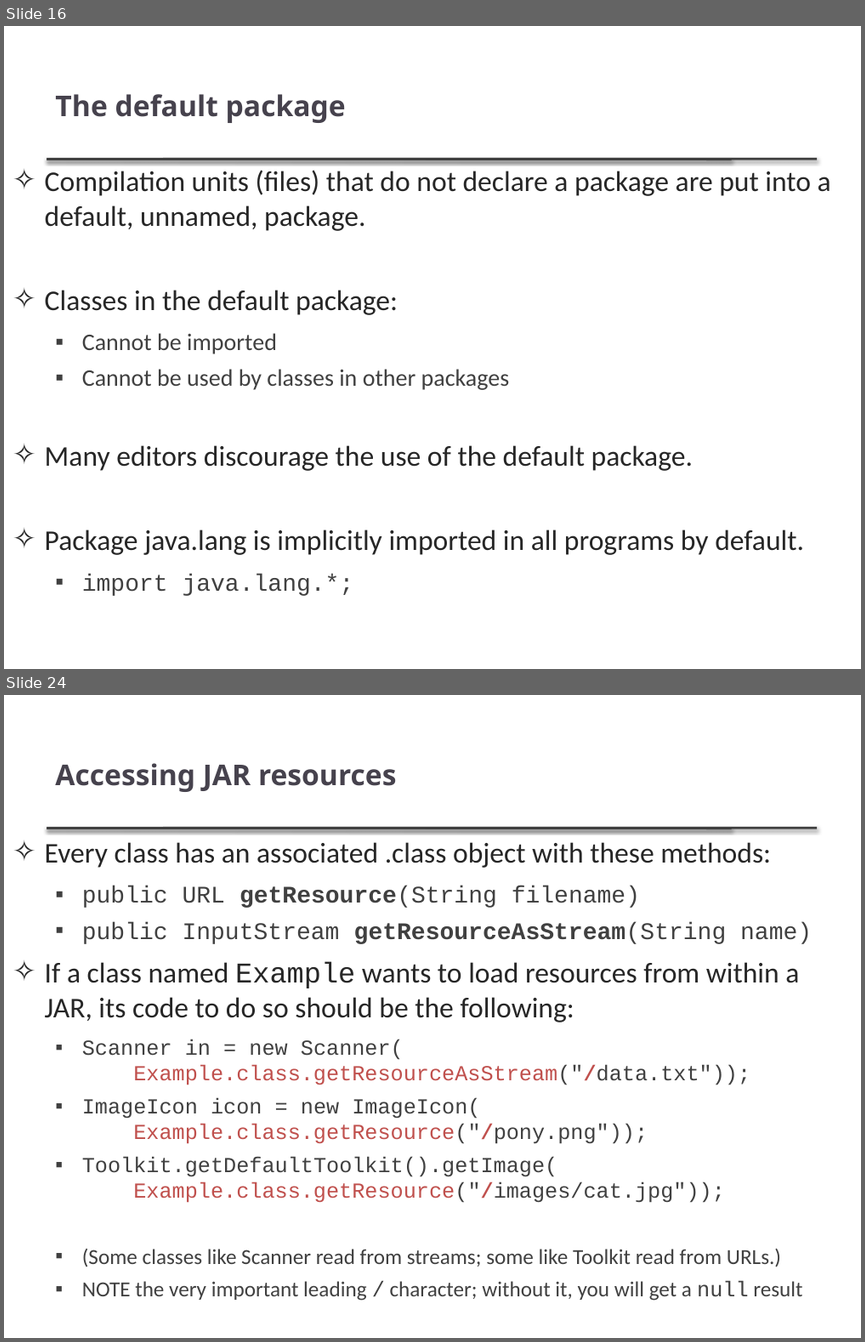
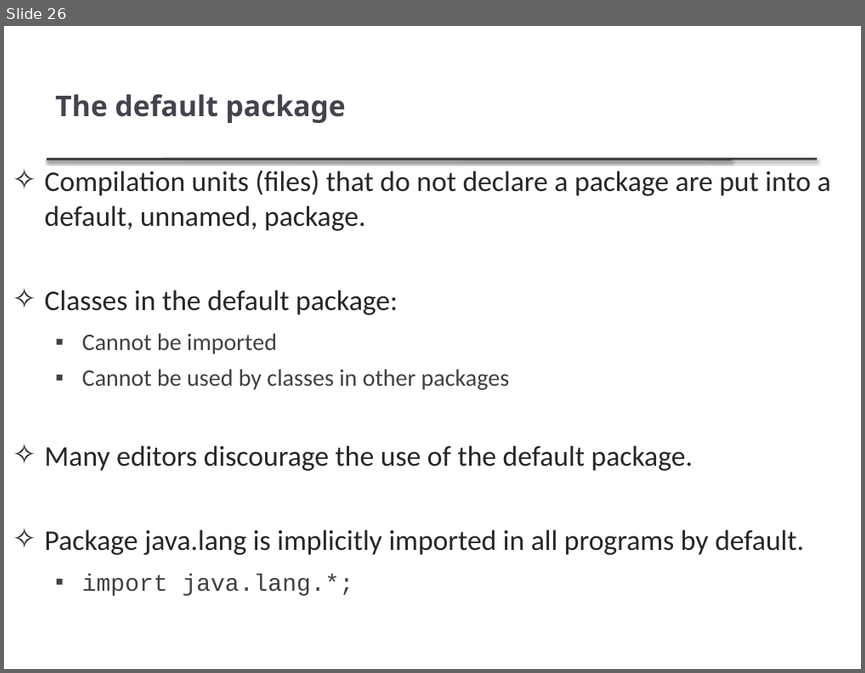
Before and after one commit to thanqminh/thanqminh.github.io, a slide deck: courses/oopjava/lecture1.pptx. Shown one above the other, each under a label of ours: slides 16 and 24 before the commit, slide 26 after it; the slides between them are not shown. The pictures are 865x1342 and 865x673 pixels, drawn with LibreOffice and Linux fonts; fonts in the diff are those of the drawing. Boxes give left, top, right and bottom in pixels: in the first picture for what was removed or moved away, otherwise in the second. Text is boxed around its words. In the diff, an @@ line names an element or a change of style, - is before the commit and + after.

```diff
--- a/courses/oopjava/lecture1.pptx
+++ b/courses/oopjava/lecture1.pptx
@@ slide 24 removed at (4,695,861,1338), background #FFFFFF; not listed: 2 template elements that a slide beside it also shows @@
@@ title removed at (55,763,396,792) @@
-Accessing JAR resources
@@ text removed at (45,842,812,1300) @@
-✧ Every class has an associated .class object with these methods:
-  ▪ public URL getResource(String filename)
-  ▪ public InputStream getResourceAsStream(String name)
-✧ If a class named Example wants to load resources from within a JAR, its code to do so should be the following:
-  ▪ Scanner in = new Scanner(
-    Example.class.getResourceAsStream("/data.txt"));
-  ▪ ImageIcon icon = new ImageIcon(
-    Example.class.getResource("/pony.png"));
-  ▪ Toolkit.getDefaultToolkit().getImage(
-    Example.class.getResource("/images/cat.jpg"));
-  ▪ (Some classes like Scanner read from streams; some like Toolkit read from URLs.)
-  ▪ NOTE the very important leading / character; without it, you will get a null result
@@ what was slide 16 is now slide 26 @@
```
Also in this commit, not shown: 6 slides changed, 11 slides added, 8 other slides removed, 20 other files.
